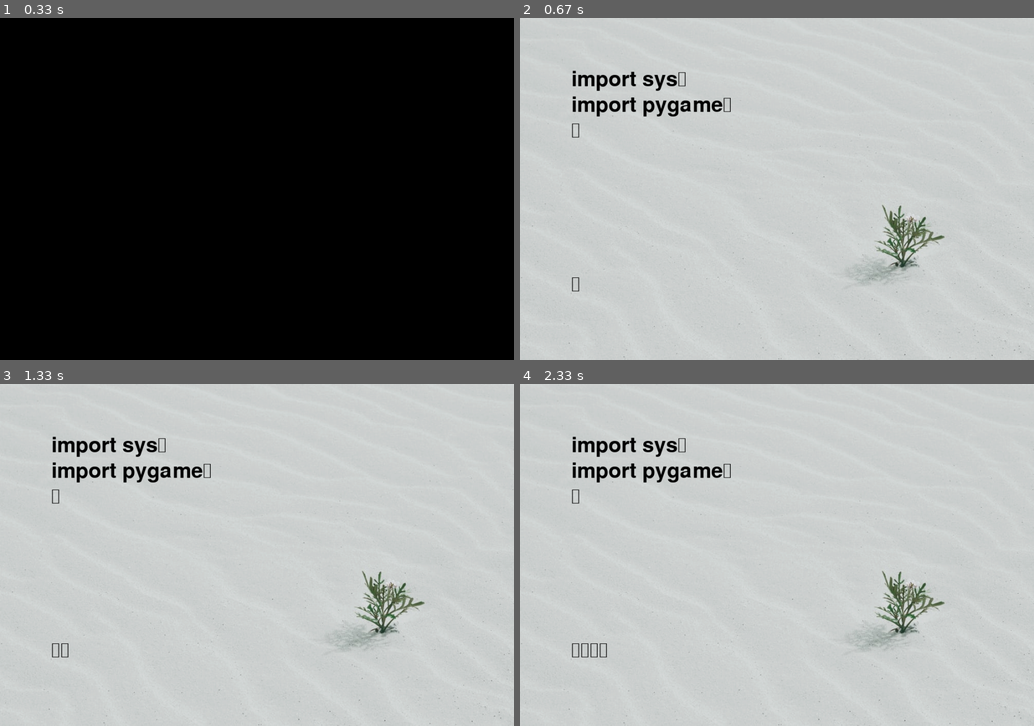
Above: before the commit, frames 1-4 (two rows, left to right).
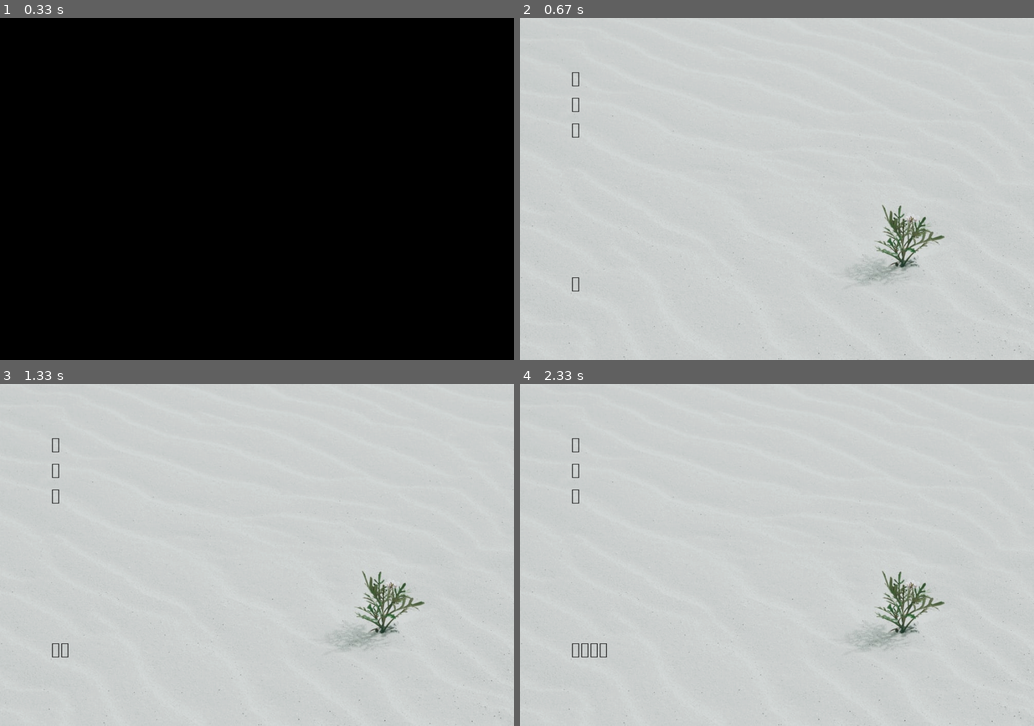
Above: after the commit, the same moments.

Repository: lihaoooooo/finalwork
Game: pygame game, started from pygame_mainpart.py
Two runs of this game, one before a commit and one after it. Both use one fixed random seed, a clock stepped at 60 frames per second and the inputs below.
Inputs:
- Up to frame 1 (0.33 s): no input
- Up to frame 2 (0.67 s): tap Enter at 0.33 s
- Up to frame 3 (1.33 s): tap Enter at 0.67 s
- Up to frame 4 (2.33 s): hold Backspace from 2.1 s (still down); tap Enter at 2.17 s

Frame 1 is identical in both runs. In frame 2, 1.2% of the frame differs, in the area x 10-41%, y 15-29%; in frame 3, 1.2%; in frame 4, 1.2%.

Commit message:
debug 使换行功能完善

Diff:
--- a/pygame_mainpart.py
+++ b/pygame_mainpart.py
@@ -13,7 +13,7 @@
 fclock = pygame.time.Clock()
 myfont = pygame.font.Font(None, 60)  # 创建字体
 input_pos = (100, 500)
-reginal_line_pos = (100,100)
+reginal_line_pos = (100, 100)
 # 待添加：音乐初始化部分
 
 
@@ -25,8 +25,8 @@
 
 line_in = ""
 
-def draw_button_line(line_in):
-    texlmage = myfont.render(line_in, True, (0, 0, 0))
+def draw_button_line(a):
+    texlmage = myfont.render(a, True, (0, 0, 0))
     ul.draw_up_line(read_data_in_line)
     screen.blit(texlmage, input_pos)
     print(line_in)
@@ -41,7 +41,7 @@
             text_1 = myfont.render(text[self.counter], True, (0, 0, 0))
             text_2 = myfont.render(text[self.counter+1], True, (0, 0, 0))
             text_3 = myfont.render(text[self.counter+2], True, (0, 0, 0))
-            screen.blit(text_1, (100,100))
+            screen.blit(text_1, (100, 100))
             screen.blit(text_2, (100, 150))
             screen.blit(text_3, (100, 200))
         elif self.counter <= len(text) - 2:
@@ -50,7 +50,7 @@
             screen.blit(text_1, (100, 100))
             screen.blit(text_2, (100, 150))
         else:
-            self.counter - 1
+            pass
 
 class Typing_data:
     count_words = 0
@@ -74,13 +74,11 @@
 while True:
 
     key_in = ""
-    refresh_key = 0
     for event in pygame.event.get():
         if event.type == pygame.QUIT:
             sys.exit()
         elif event.type == pygame.KEYDOWN:
             key_in = event.unicode
-            refresh_key = 1
             if event.unicode != "":
                 line_in = line_in + key_in
                 draw_button_line(line_in)
@@ -89,6 +87,7 @@
                 draw_button_line(line_in)
             elif event.key == 13:
                 ul.counter += 1
+                draw_button_line(line_in)
 
 
 
--- a/text.txt
+++ b/text.txt
@@ -1,12 +1,9 @@
-import sys
-import pygame
 
-pygame.init()
-screen = pygame.display.set_mode((600,400))
-pygame.display.set_caption("Pygame_tour")
 
-while True:
-    for event in pygame.event.get():
-        if event.type == pygame.QUIT:
-            sys.exit()
-    pygame.display.update(())
+
+    pygame.display.update()
+    fclock.tick(fps)
+a
+a
+ab
+v
